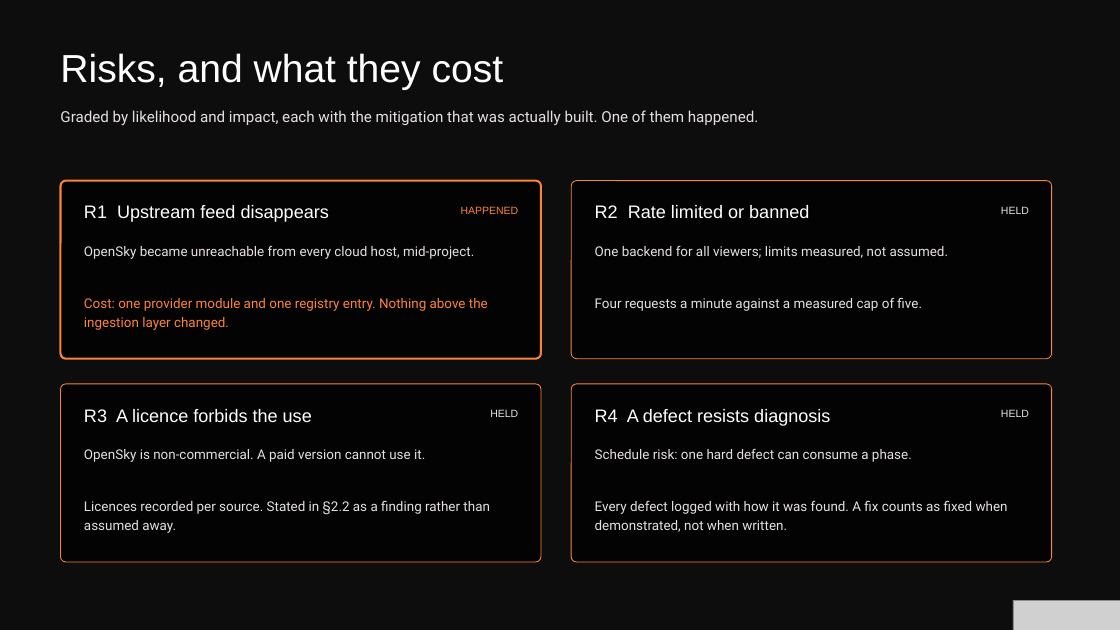
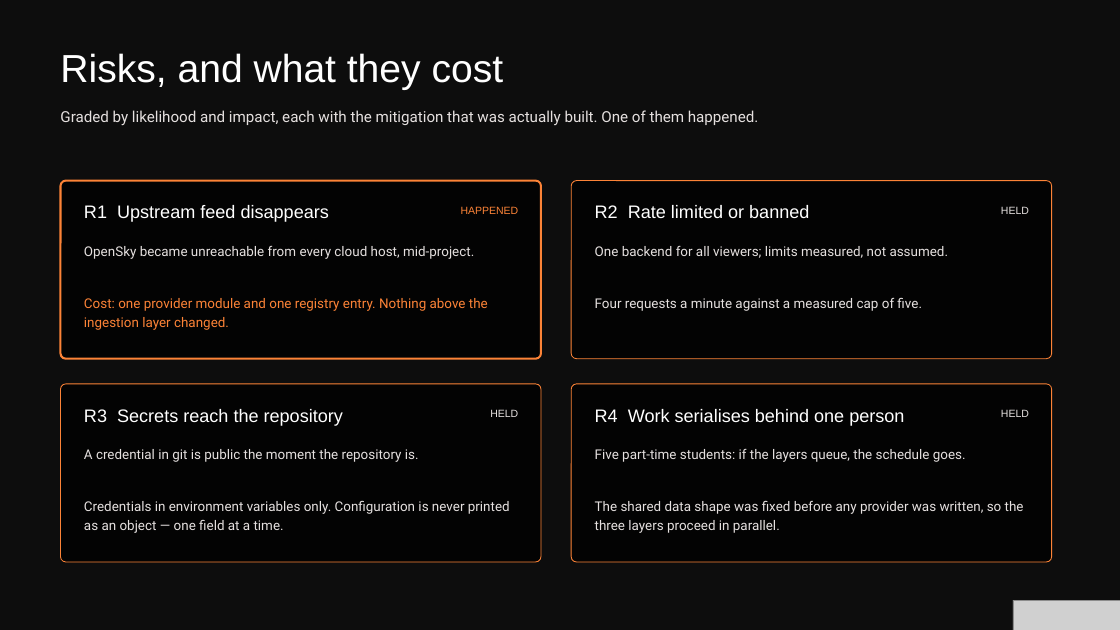
Before and after one commit to phonesett10401/Orbital, a slide deck: slide 8 of docs/report/documents/Orbital-Presentation.pptx. Drawn at 1120x630 pixels with LibreOffice and Linux fonts; fonts in the diff are those of the drawing; grey boxes stand for pictures; background and template pictures are left out; a plain dark background stands for a picture behind light text. Boxes give left, top, right and bottom in pixels: in the first picture for what was removed or moved away, otherwise in the second. Text is boxed around its words. In the diff, an @@ line names an element or a change of style, - is before the commit and + after.

```diff
--- a/docs/report/documents/Orbital-Presentation.pptx
+++ b/docs/report/documents/Orbital-Presentation.pptx
@@ text at (x1=84, y1=409, x2=343, y2=426): text changed @@
-R3 A licence forbids the use
+R3 Secrets reach the repository
@@ text at (x1=595, y1=409, x2=904, y2=426): text changed @@
-R4 A defect resists diagnosis
+R4 Work serialises behind one person
@@ text at (x1=84, y1=449, x2=419, y2=462): text changed @@
-OpenSky is non-commercial. A paid version cannot use it.
+A credential in git is public the moment the repository is.
@@ text at (x1=595, y1=449, x2=966, y2=462): text changed @@
-Schedule risk: one hard defect can consume a phase.
+Five part-time students: if the layers queue, the schedule goes.
@@ text at (x1=84, y1=501, x2=510, y2=533): text changed @@
-Licences recorded per source. Stated in §2.2 as a finding rather than assumed away.
+Credentials in environment variables only. Configuration is never printed as an object — one field at a time.
@@ text at (x1=595, y1=501, x2=1024, y2=533): text changed @@
-Every defect logged with how it was found. A fix counts as fixed when demonstrated, not when written.
+The shared data shape was fixed before any provider was written, so the three layers proceed in parallel.
```
Also in this commit, not shown: 5 other files.
